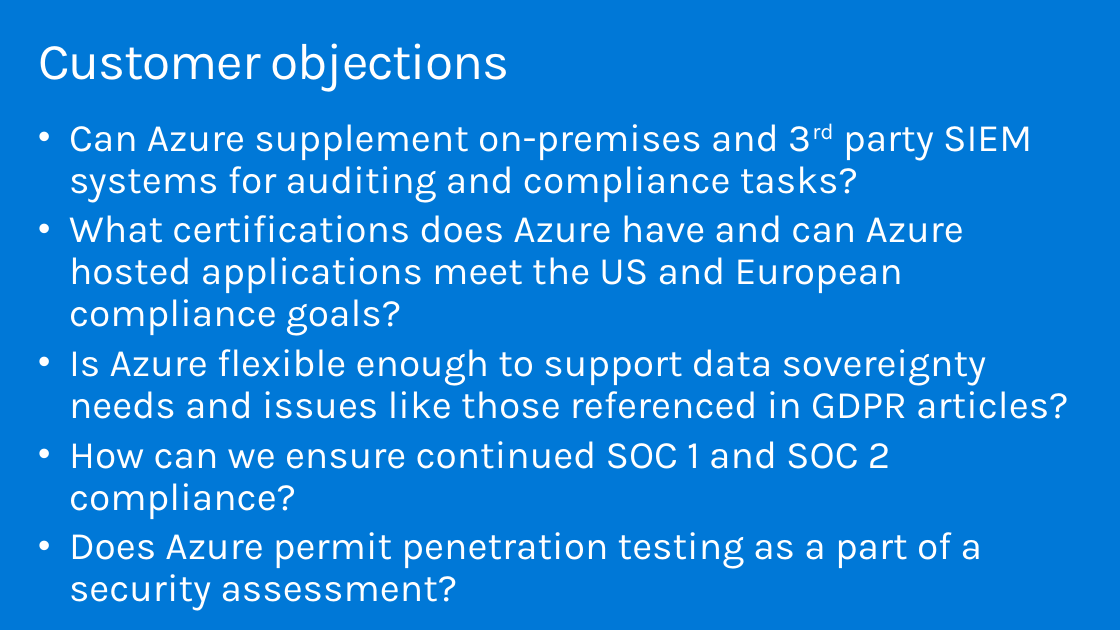
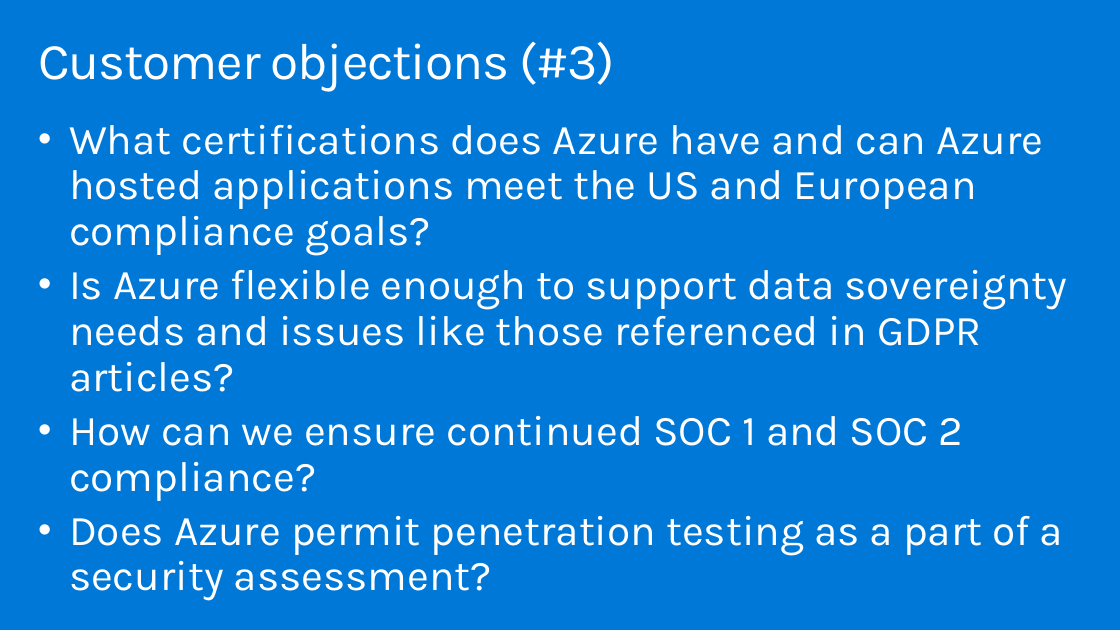
Before and after one commit to tejaswini972/MCW-Security-baseline-on-Azure, a slide deck: slide 12 of Whiteboard design session/WDS trainer presentation - Security baseline on Azure.pptx (slide 9 before the commit). Drawn at 1120x630 pixels with LibreOffice and Linux fonts; fonts in the diff are those of the drawing. Boxes give left, top, right and bottom in pixels: in the first picture for what was removed or moved away, otherwise in the second. Text is boxed around its words. In the diff, an @@ line names an element or a change of style, - is before the commit and + after.

Commit message:
formatting fixes; update ppt to match need and objection counts.

```diff
--- a/Whiteboard design session/WDS trainer presentation - Security baseline on Azure.pptx
+++ b/Whiteboard design session/WDS trainer presentation - Security baseline on Azure.pptx
@@ title at (38,41,615,91): text changed @@
-Customer objections
+Customer objections (#3)
@@ text "What certifications does Azure have ..." at (69,125,1068,601): size 33.3 to 36.3 pt @@
@@ text at (69,124,1032,203): paragraph removed @@
-• Can Azure supplement on-premises and 3rd party SIEM systems for auditing and compliance tasks?
```
Also in this commit, not shown: 3 other slides changed, 3 slides added, 1 other file.
